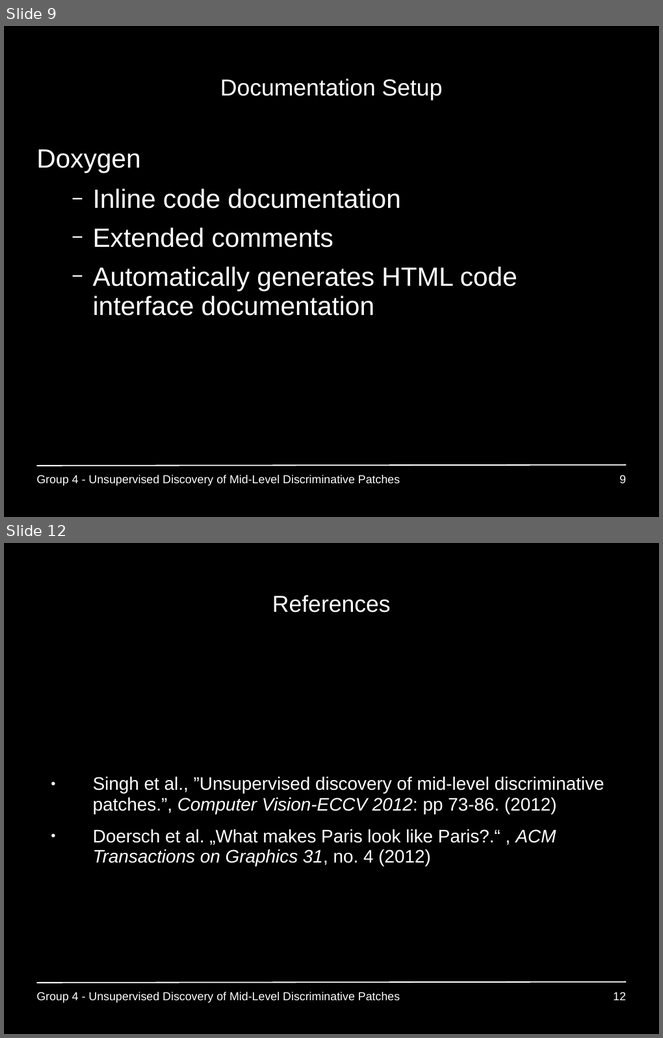
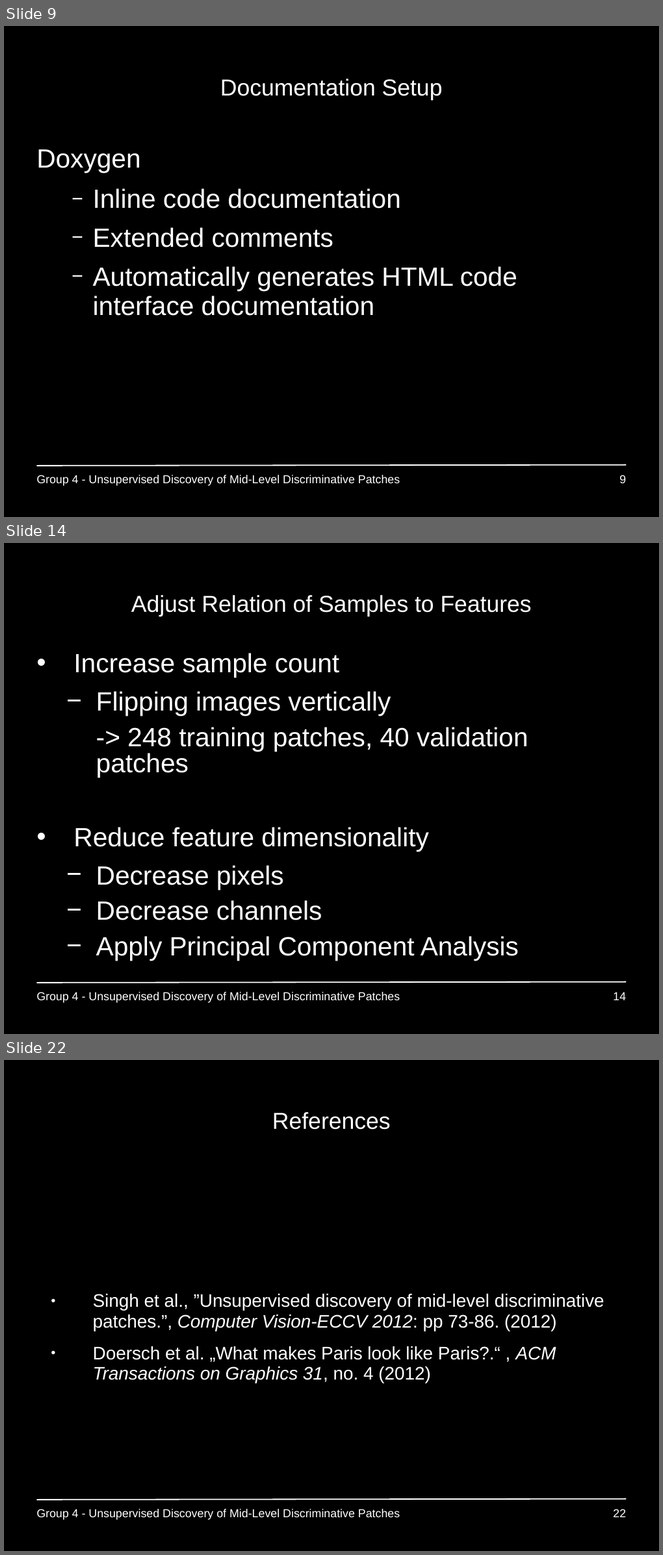
Before and after one commit to GiannisPapadopoulos/DiscriminativePatches, a slide deck: presentations/period2/MAI_Project1_Group4_p2.ppt. Shown one above the other, each under a label of ours: slides 9 and 12 before the commit, slides 9, 14 and 22 after it; the slides between them are not shown. The pictures are 663x1038 and 663x1555 pixels, drawn with LibreOffice and Linux fonts; fonts in the diff are those of the drawing; background and template pictures are left out. Boxes give left, top, right and bottom in pixels: in the first picture for what was removed or moved away, otherwise in the second. Text is boxed around its words. In the diff, an @@ line names an element or a change of style, - is before the commit and + after.

```diff
--- a/presentations/period2/MAI_Project1_Group4_p2.ppt
+++ b/presentations/period2/MAI_Project1_Group4_p2.ppt
@@ slide 14 added at box(4, 543, 659, 1034), background #000000; not listed: 1 template element that a slide beside it also shows @@
@@ title added at box(131, 595, 532, 616), 28 pt, text #FFFFFF @@
+Adjust Relation of Samples to Features
@@ text added at box(74, 653, 529, 961), 32 pt, text #FFFFFF @@
+• Increase sample count
+  − Flipping images vertically
+  -> 248 training patches, 40 validation patches
+• Reduce feature dimensionality
+  − Decrease pixels
+  − Decrease channels
+  − Apply Principal Component Analysis
@@ text added at box(36, 992, 400, 1003), 14 pt, text #FFFFFF @@
+Group 4 - Unsupervised Discovery of Mid-Level Discriminative Patches
@@ page number added at box(613, 992, 626, 1001), 14 pt, text #FFFFFF @@
+14
@@ what was slide 12 is now slide 22 @@
@@ page number at box(613, 1509, 626, 1518): text changed @@
-12
+22
```
Also in this commit, not shown: 2 slides changed, 9 other slides added, 35 other files.
